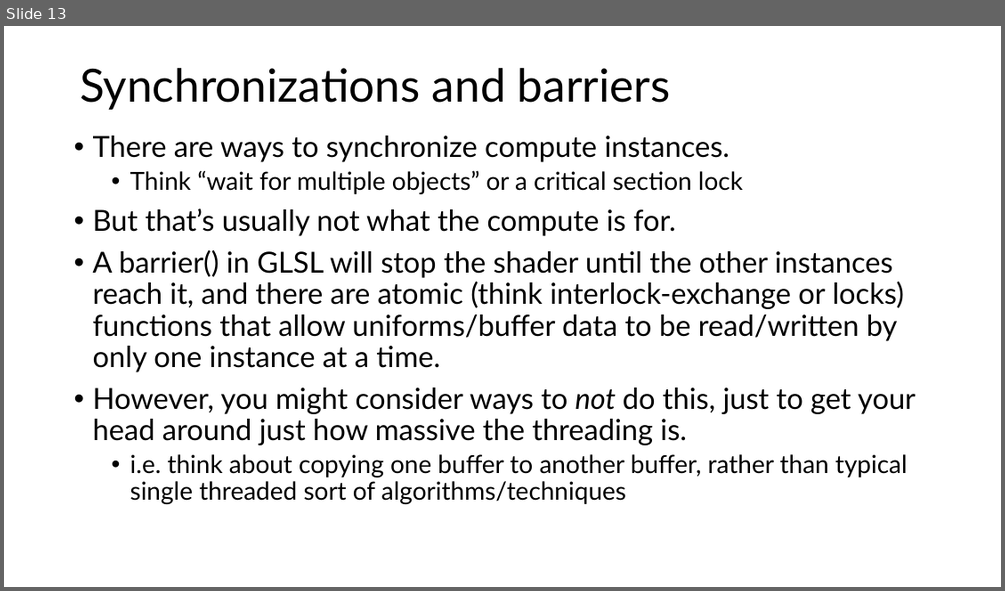
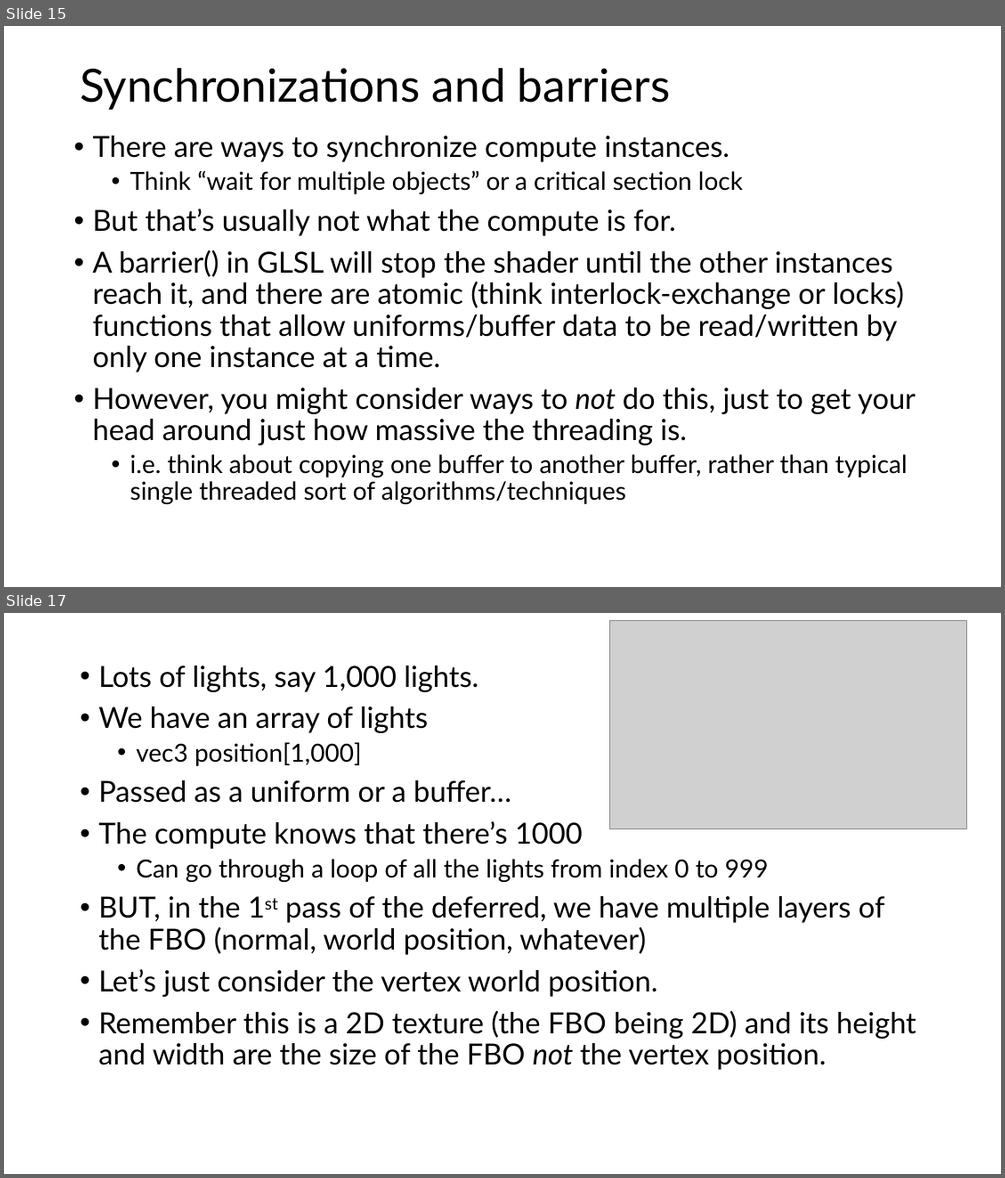
Before and after one commit to FeeneyCodes/GDP202324, a slide deck: 6023_Gems/D2D/W10_Compute (GPGPU)/GPGPU (OpenGL Compute) part 1.pptx. Shown one above the other, each under a label of ours: slide 13 before the commit, slides 15 and 17 after it; the slides between them are not shown. The pictures are 1005x591 and 1005x1178 pixels, drawn with LibreOffice and Linux fonts; fonts in the diff are those of the drawing; grey boxes stand for pictures. Boxes give left, top, right and bottom in pixels: in the first picture for what was removed or moved away, otherwise in the second. Text is boxed around its words. In the diff, an @@ line names an element or a change of style, - is before the commit and + after.

```diff
--- a/6023_Gems/D2D/W10_Compute (GPGPU)/GPGPU (OpenGL Compute) part 1.pptx
+++ b/6023_Gems/D2D/W10_Compute (GPGPU)/GPGPU (OpenGL Compute) part 1.pptx
@@ slide 17 added at (4, 613, 1001, 1174), background #FFFFFF @@
@@ picture added at (610, 620, 966, 829) @@
@@ text added at (98, 666, 916, 1070), 28 pt, text #000000 @@
+• Lots of lights, say 1,000 lights.
+• We have an array of lights
+  • vec3 position[1,000]
+• Passed as a uniform or a buffer…
+• The compute knows that there’s 1000
+  • Can go through a loop of all the lights from index 0 to 999
+• BUT, in the 1st pass of the deferred, we have multiple layers of the FBO (normal, world position, whatever)
+• Let’s just consider the vertex world position.
+• Remember this is a 2D texture (the FBO being 2D) and its height and width are the size of the FBO not the vertex position.
@@ what was slide 13 is now slide 15 @@
```
Also in this commit, not shown: 4 slides changed, 6 other slides added, 14 other files.
